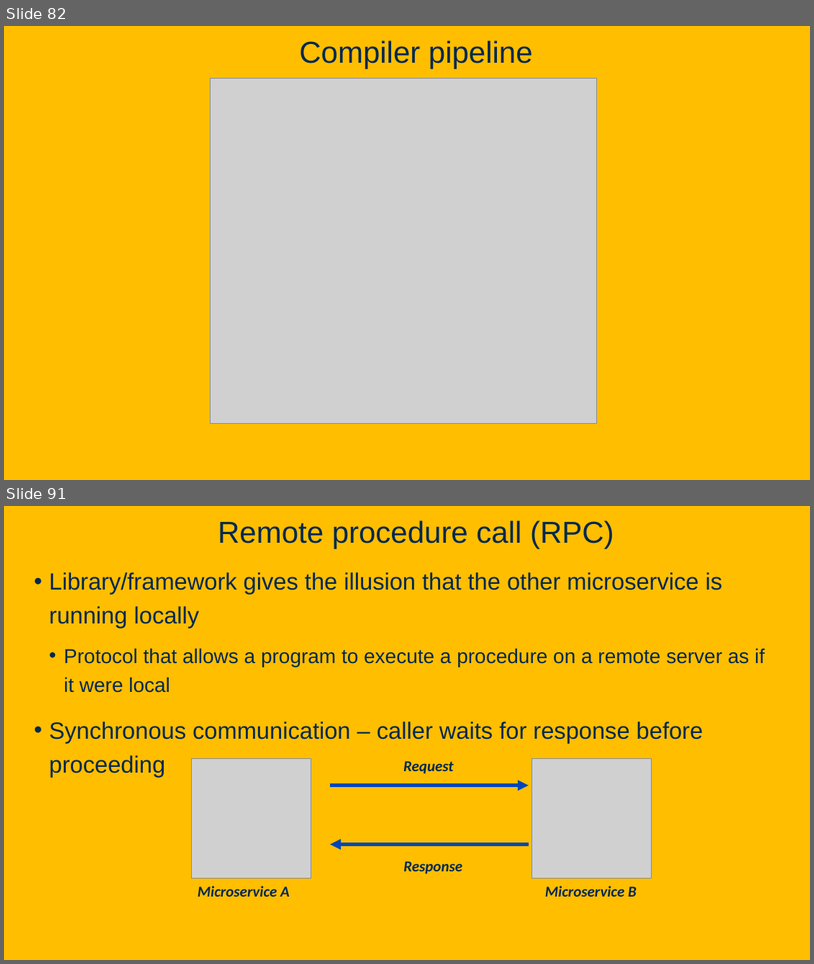
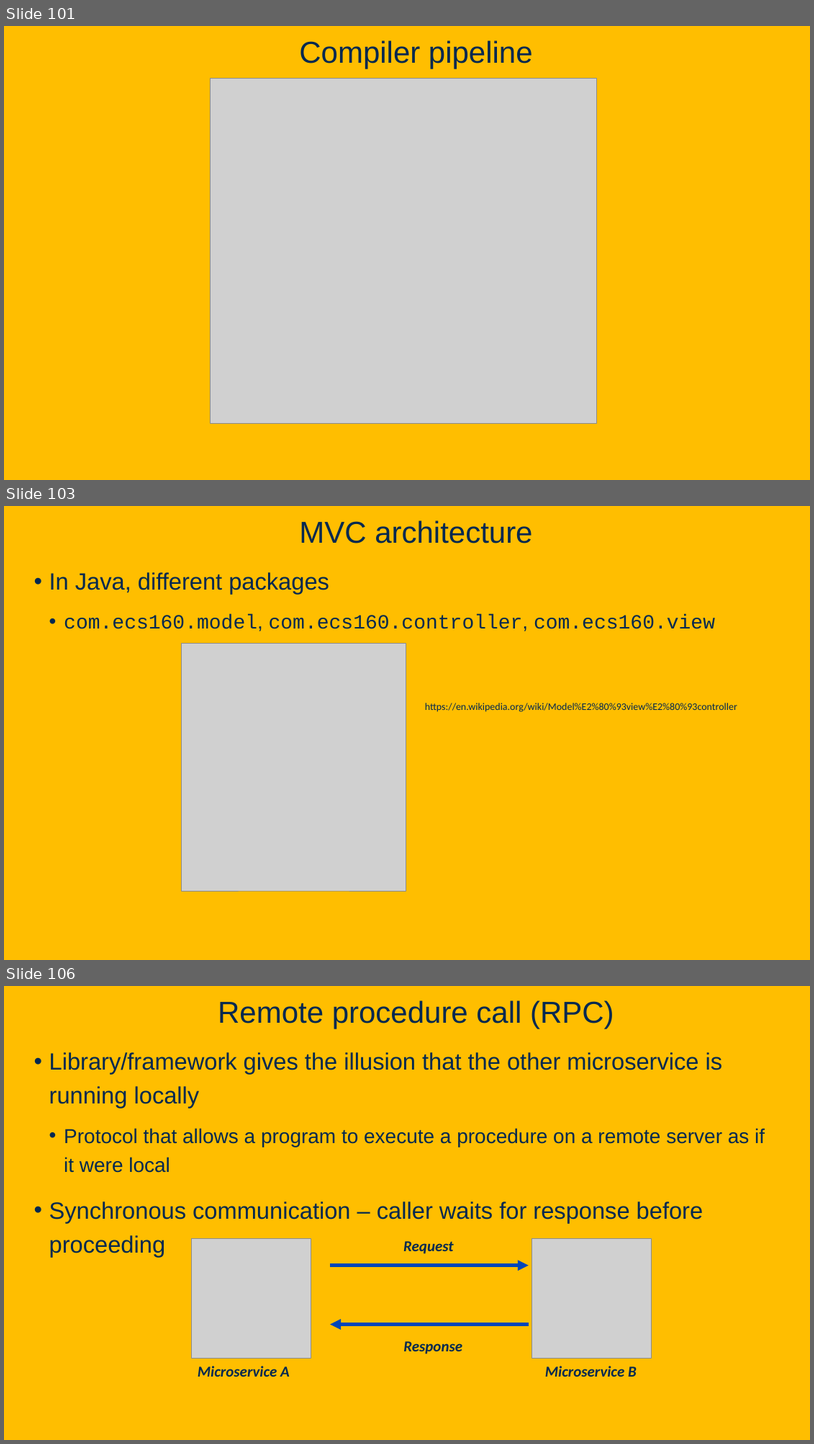
Before and after one commit to davsec-teaching/ecs160-f25, a slide deck: slides/6_software_architecture.pptx. Shown one above the other, each under a label of ours: slides 82 and 91 before the commit, slides 101, 103 and 106 after it; the slides between them are not shown. The pictures are 814x964 and 814x1444 pixels, drawn with LibreOffice and Linux fonts; fonts in the diff are those of the drawing; grey boxes stand for pictures; background and template pictures are left out. Boxes give left, top, right and bottom in pixels: in the first picture for what was removed or moved away, otherwise in the second. Text is boxed around its words. In the diff, an @@ line names an element or a change of style, - is before the commit and + after.

Commit message:
update software architecture slides

```diff
--- a/slides/6_software_architecture.pptx
+++ b/slides/6_software_architecture.pptx
@@ slide 103 added at [4, 506, 810, 960], background picture (left out) @@
@@ title added at [299, 520, 532, 543], 36 pt, text #022850 @@
+MVC architecture
@@ text added at [49, 572, 715, 631], 24 pt, text #022850 @@
+• In Java, different packages
+  • com.ecs160.model, com.ecs160.controller, com.ecs160.view
@@ picture added at [182, 644, 407, 890] @@
@@ text added at [425, 703, 738, 712], 12 pt, text #022850 @@
+https://en.wikipedia.org/wiki/Model%E2%80%93view%E2%80%93controller
@@ what was slide 82 is now slide 101 @@
@@ what was slide 91 is now slide 106 @@
```
Also in this commit, not shown: 9 slides changed, 15 other slides added.
